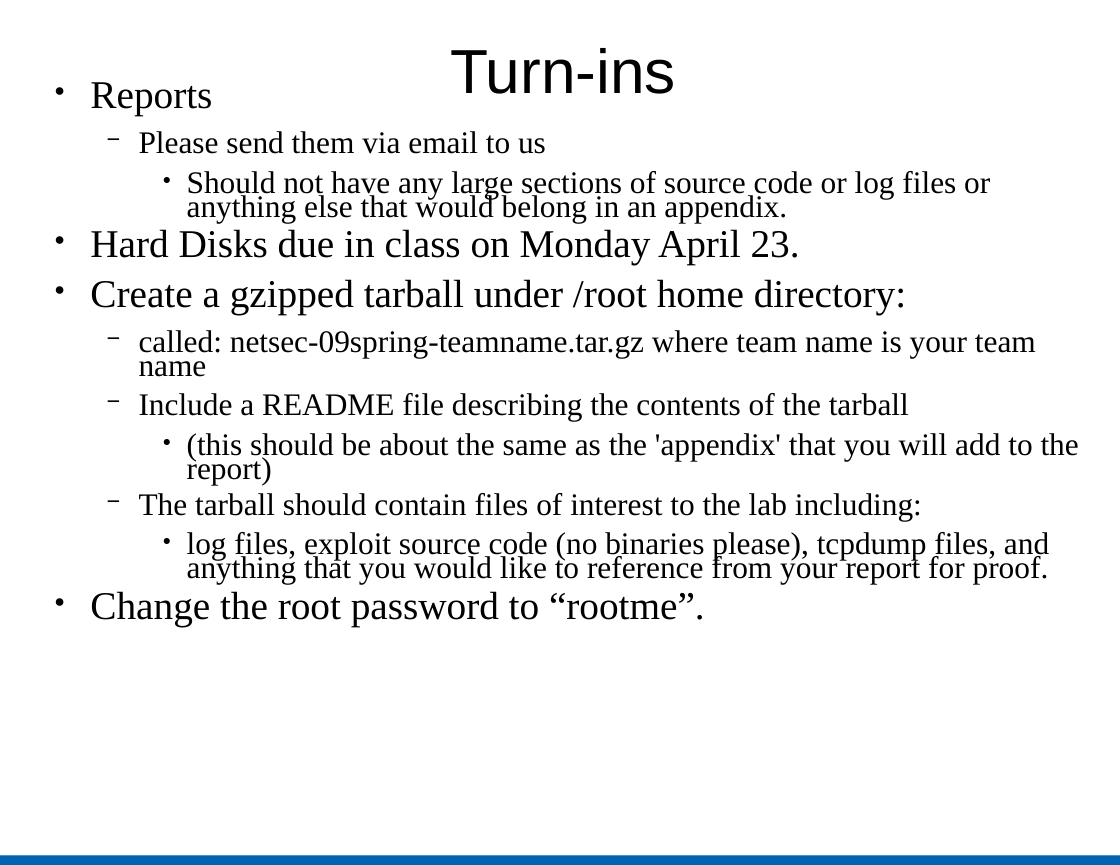
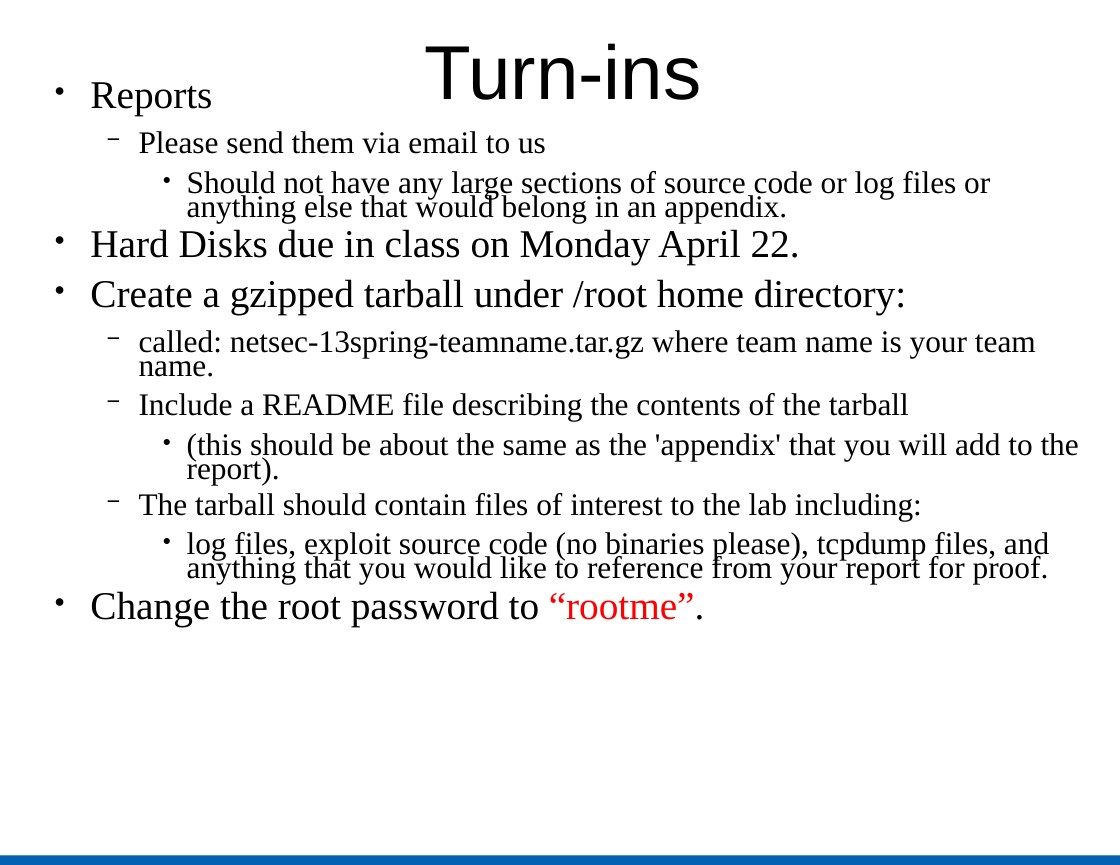
Before and after one commit to troynunnally/NetSecLab, a slide deck: slide 19 of assets/files/NetSecLab.ppt. Drawn at 1120x865 pixels with LibreOffice and Linux fonts; fonts in the diff are those of the drawing. Boxes give left, top, right and bottom in pixels: in the first picture for what was removed or moved away, otherwise in the second. Text is boxed around its words. In the diff, an @@ line names an element or a change of style, - is before the commit and + after.

Commit message:
fully updated. see extended for info
faq updated
rules updated
ppt updated
header.php added - use this for let nav changes
dates updated
report updated
registration page placeholder added

```diff
--- a/assets/files/NetSecLab.ppt
+++ b/assets/files/NetSecLab.ppt
@@ title "Turn-ins" at [424,43,701,100]: size 44 to 54 pt @@
@@ text at [90,229,800,266]: text changed @@
-● Hard Disks due in class on Monday April 23.
+● Hard Disks due in class on Monday April 22.
@@ text at [139,330,1036,377]: text changed @@
-  − called: netsec-09spring-teamname.tar.gz where team name is your team name
+  − called: netsec-13spring-teamname.tar.gz where team name is your team name.
@@ text at [187,433,1079,485]: text changed @@
-    ● (this should be about the same as the 'appendix' that you will add to the report)
+    ● (this should be about the same as the 'appendix' that you will add to the report).
@@ text at [90,591,705,627]: text colour #000000 to #FF0000 in "“rootme”." @@
```
Also in this commit, not shown: 19 other slides changed, 2 slides added, 2 slides removed, 6 other files.
